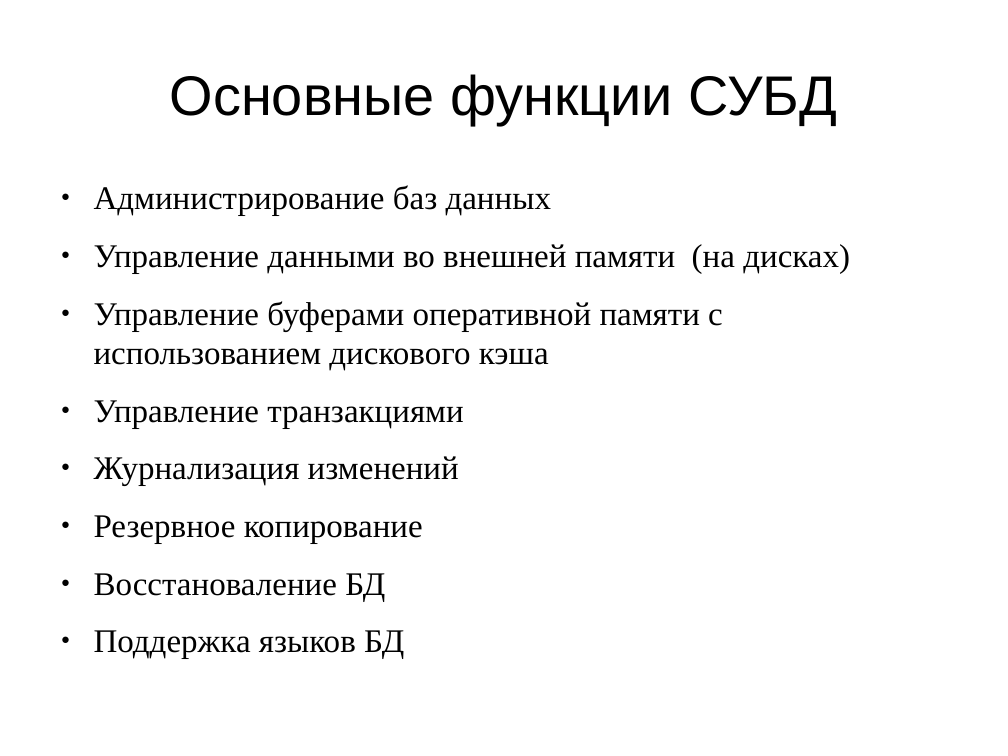
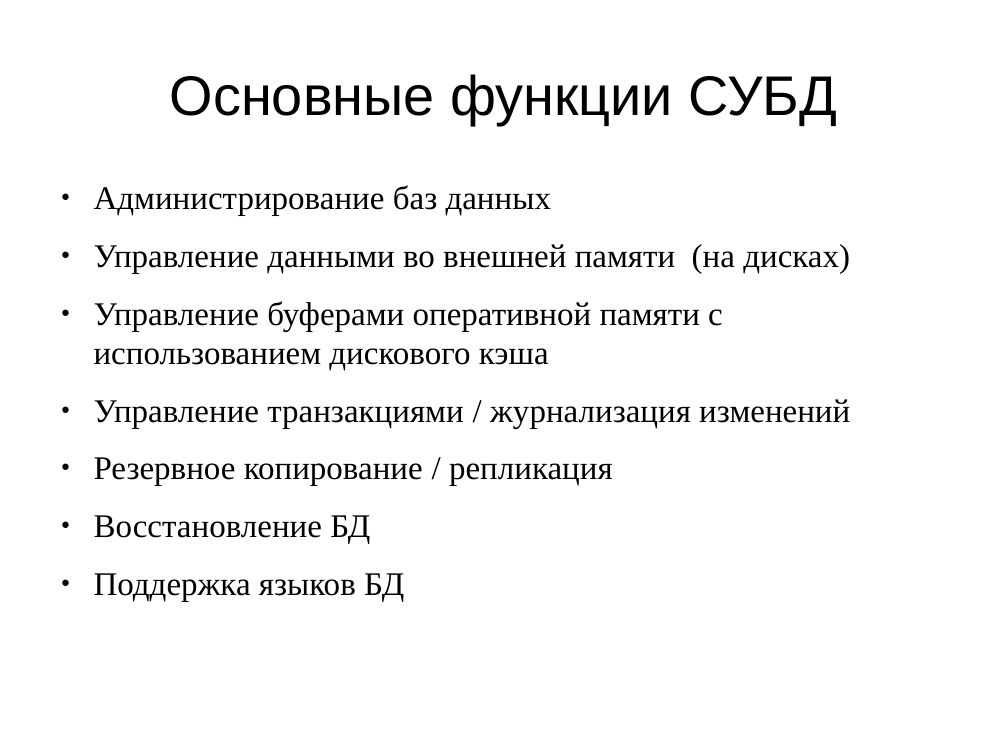
Before and after one commit to Rust1k/dbCourse, a slide deck: slide 7 of presentations/lesson 1.pptx. Drawn at 1008x756 pixels with LibreOffice and Linux fonts; fonts in the diff are those of the drawing. Boxes give left, top, right and bottom in pixels: in the first picture for what was removed or moved away, otherwise in the second. Text is boxed around its words. In the diff, an @@ line names an element or a change of style, - is before the commit and + after.

```diff
--- a/presentations/lesson 1.pptx
+++ b/presentations/lesson 1.pptx
@@ text at <box>94,399,850,544</box>: text changed @@
-● Управление транзакциями
-● Журнализация изменений
-● Резервное копирование
-● Восстановаление БД
+● Управление транзакциями / журнализация изменений
+● Резервное копирование / репликация
+● Восстановление БД
```
Also in this commit, not shown: 5 other slides changed, 1 slide added, 1 other file.
